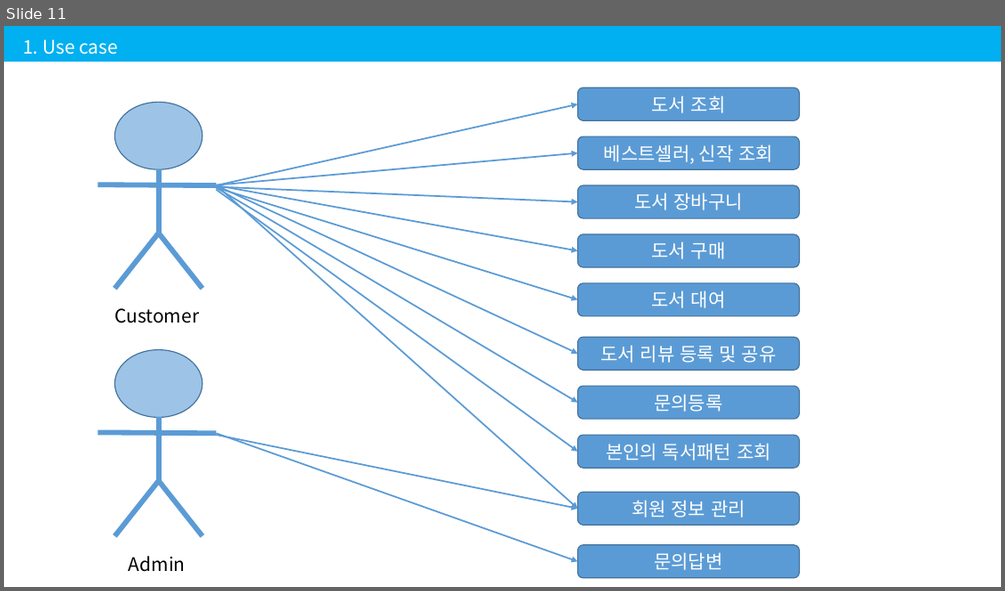
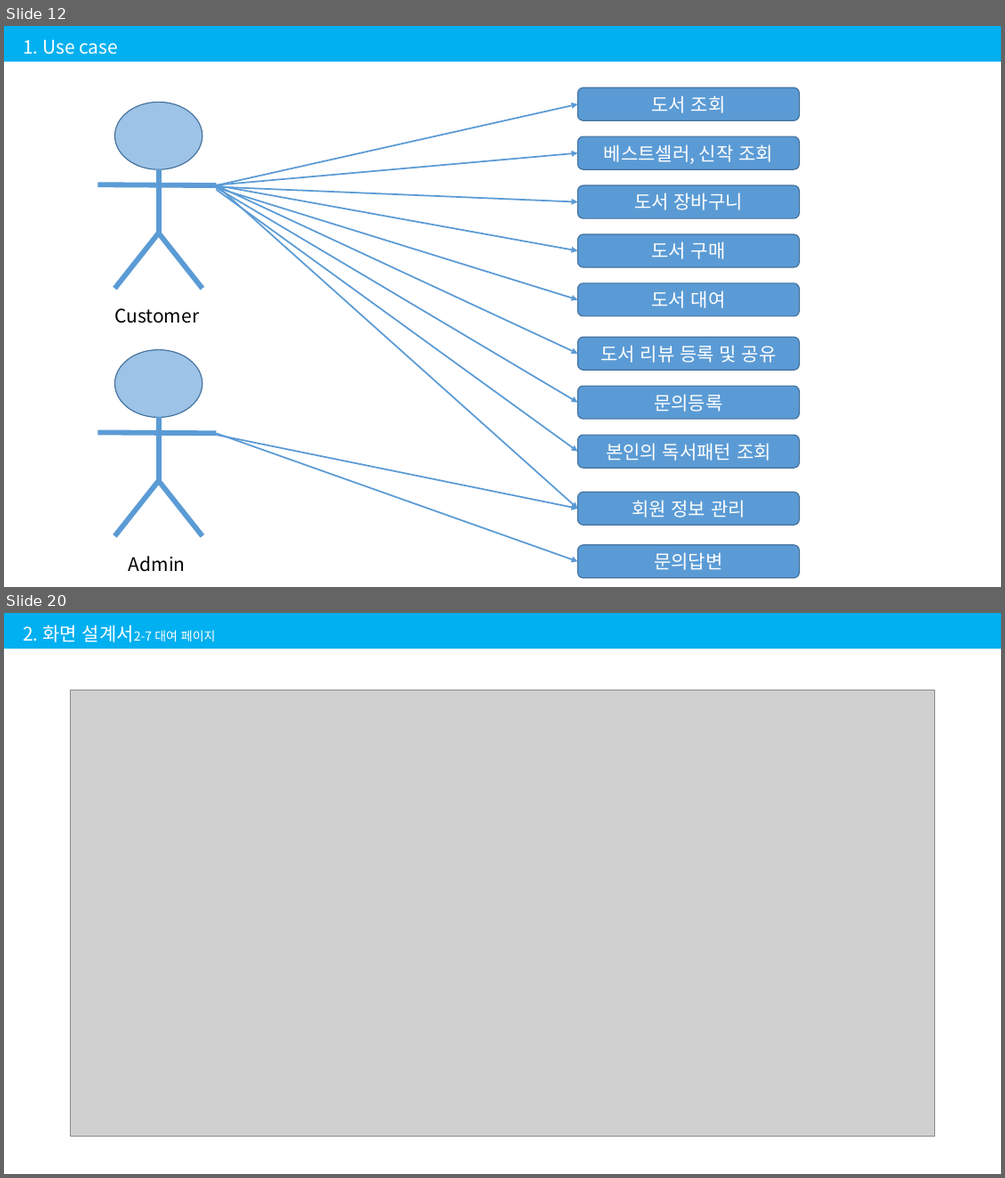
Before and after one commit to 201411096/kosmo_bookstore, a slide deck: Document/2조 김용선, 박세영, 정아인.pptx. Shown one above the other, each under a label of ours: slide 11 before the commit, slides 12 and 20 after it; the slides between them are not shown. The pictures are 1005x591 and 1005x1178 pixels, drawn with LibreOffice and Linux fonts; fonts in the diff are those of the drawing; grey boxes stand for pictures. Boxes give left, top, right and bottom in pixels: in the first picture for what was removed or moved away, otherwise in the second. Text is boxed around its words. In the diff, an @@ line names an element or a change of style, - is before the commit and + after.

```diff
--- a/Document/2조 김용선, 박세영, 정아인.pptx
+++ b/Document/2조 김용선, 박세영, 정아인.pptx
@@ slide 20 added at (x1=4, y1=613, x2=1001, y2=1174), background #FFFFFF @@
@@ rectangle added at (x1=4, y1=613, x2=1001, y2=649), fill #00B0F0 @@
@@ text added at (x1=23, y1=625, x2=216, y2=642), 12 pt, text #FFFFFF @@
+2. 화면 설계서2-7 대여 페이지
@@ picture added at (x1=70, y1=690, x2=935, y2=1135) @@
@@ what was slide 11 is now slide 12 @@
```
Also in this commit, not shown: 4 slides changed, 14 other slides added.
